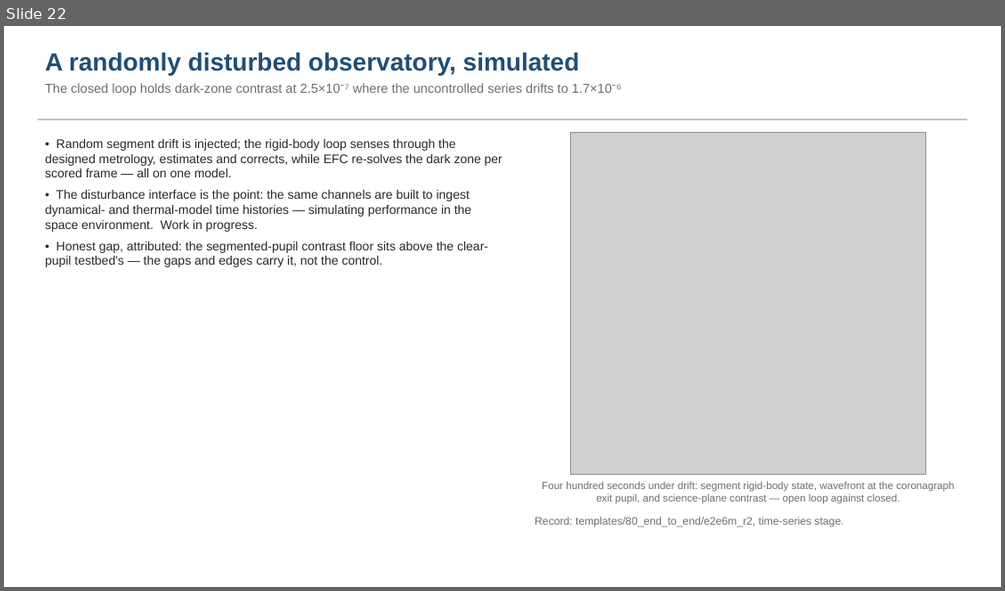
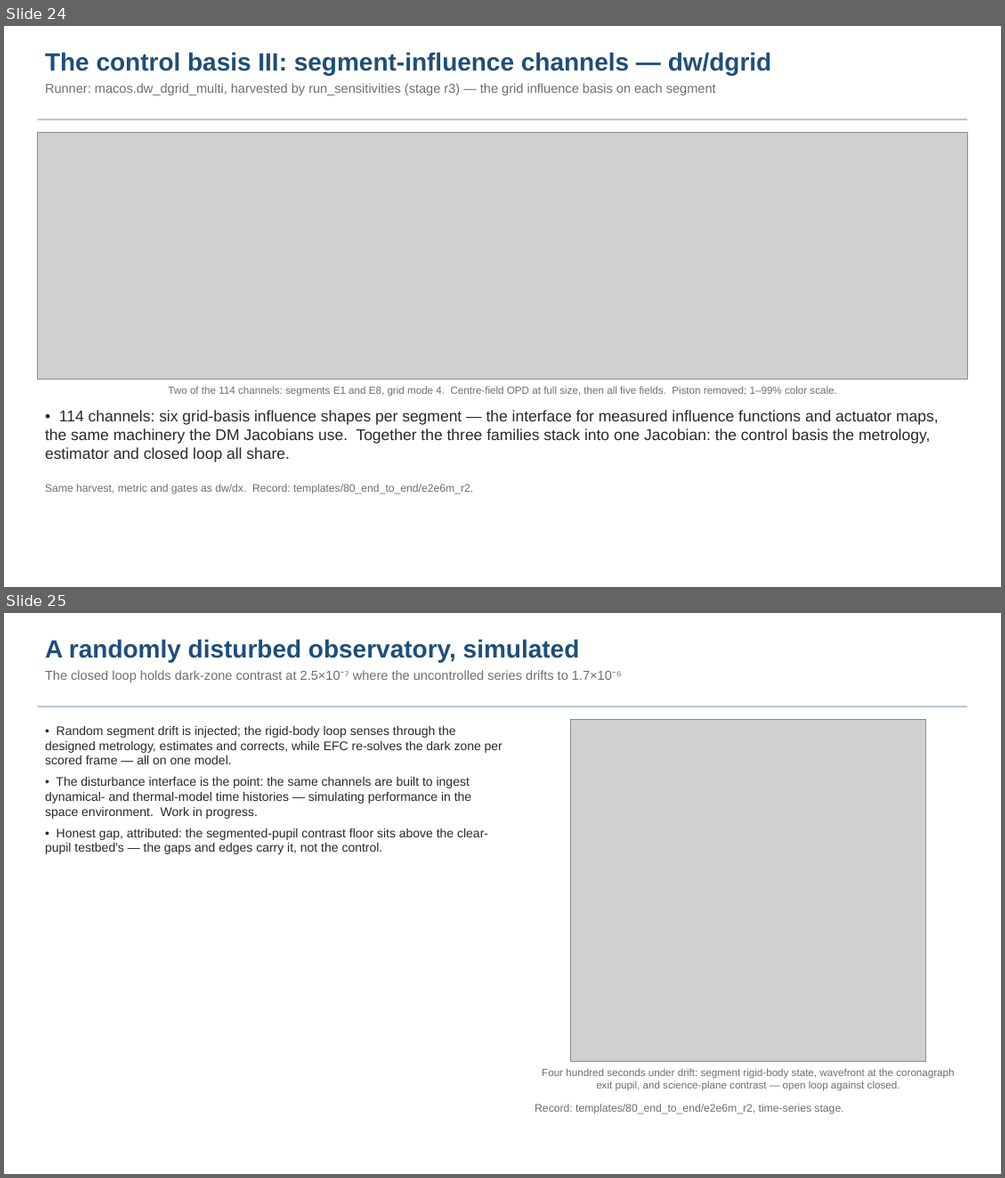
Before and after one commit to nasa-jpl/macos, a slide deck: demo_session/deck_keysight.pptx. Shown one above the other, each under a label of ours: slide 22 before the commit, slides 24 and 25 after it. The pictures are 1005x591 and 1005x1178 pixels, drawn with LibreOffice and Linux fonts; fonts in the diff are those of the drawing; grey boxes stand for pictures. Boxes give left, top, right and bottom in pixels: in the first picture for what was removed or moved away, otherwise in the second. Text is boxed around its words. In the diff, an @@ line names an element or a change of style, - is before the commit and + after.

```diff
--- a/demo_session/deck_keysight.pptx
+++ b/demo_session/deck_keysight.pptx
@@ slide 24 added at (x1=4, y1=26, x2=1001, y2=587), background #FFFFFF @@
@@ text added at (x1=45, y1=52, x2=772, y2=95), 12.5 pt, text #6E6E6E @@
+The control basis III: segment-influence channels — dw/dgrid
+Runner: macos.dw_dgrid_multi, harvested by run_sensitivities (stage r3) — the grid influence basis on each segment
@@ rectangle added at (x1=38, y1=119, x2=967, y2=120), fill #B8C6D4 @@
@@ picture added at (x1=38, y1=132, x2=967, y2=379) @@
@@ text added at (x1=168, y1=386, x2=836, y2=396), 10 pt, text #6E6E6E @@
+Two of the 114 channels: segments E1 and E8, grid mode 4. Centre-field OPD at full size, then all five fields. Piston removed; 1–99% color scale.
@@ text added at (x1=45, y1=410, x2=938, y2=462), 15 pt, text #282828 @@
+• 114 channels: six grid-basis influence shapes per segment — the interface for measured influence functions and actuator maps, the same machinery the DM Jacobians use. Together the three families stack into one Jacobian: the control basis the metrology, estimator and closed loop all share.
@@ text added at (x1=45, y1=483, x2=473, y2=494), 10.5 pt, text #6E6E6E @@
+Same harvest, metric and gates as dw/dx. Record: templates/80_end_to_end/e2e6m_r2.
@@ what was slide 22 is now slide 25 @@
```
Also in this commit, not shown: 1 slide changed, 2 other slides added, 5 other files.
